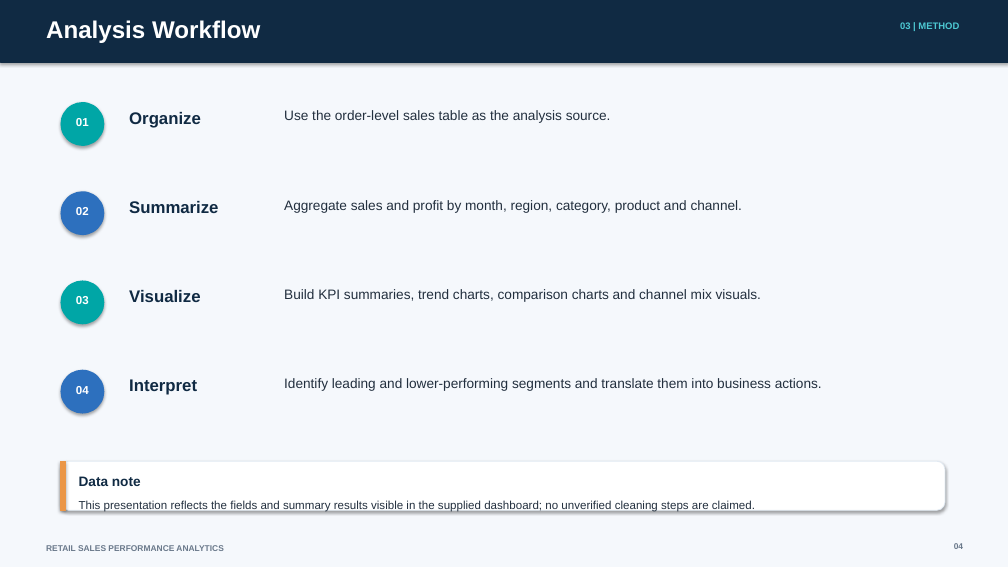
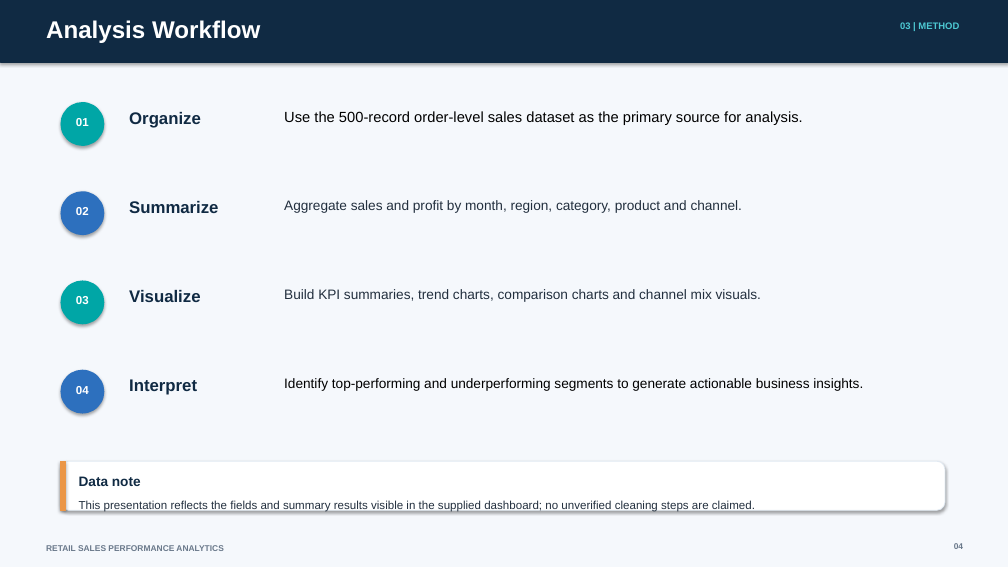
Before and after one commit to ReyanReza3126/-Retail-Sales-Performance-Analytics, a slide deck: slide 4 of Retail_Sales_Performance_Analytics.pptx. Drawn at 1008x567 pixels with LibreOffice and Linux fonts; fonts in the diff are those of the drawing. Boxes give left, top, right and bottom in pixels: in the first picture for what was removed or moved away, otherwise in the second. Text is boxed around its words. In the diff, an @@ line names an element or a change of style, - is before the commit and + after.

```diff
--- a/Retail_Sales_Performance_Analytics.pptx
+++ b/Retail_Sales_Performance_Analytics.pptx
@@ text at bbox=[284, 111, 802, 125]: text changed; size 13 to 14 pt; text colour #222F3E to #000000 @@
-Use the order-level sales table as the analysis source.
+Use the 500-record order-level sales dataset as the primary source for analysis.
@@ text at bbox=[284, 378, 863, 391]: text changed; text colour #222F3E to #000000 @@
-Identify leading and lower-performing segments and translate them into business actions.
+Identify top-performing and underperforming segments to generate actionable business insights.
```
Also in this commit, not shown: 5 other slides changed.
